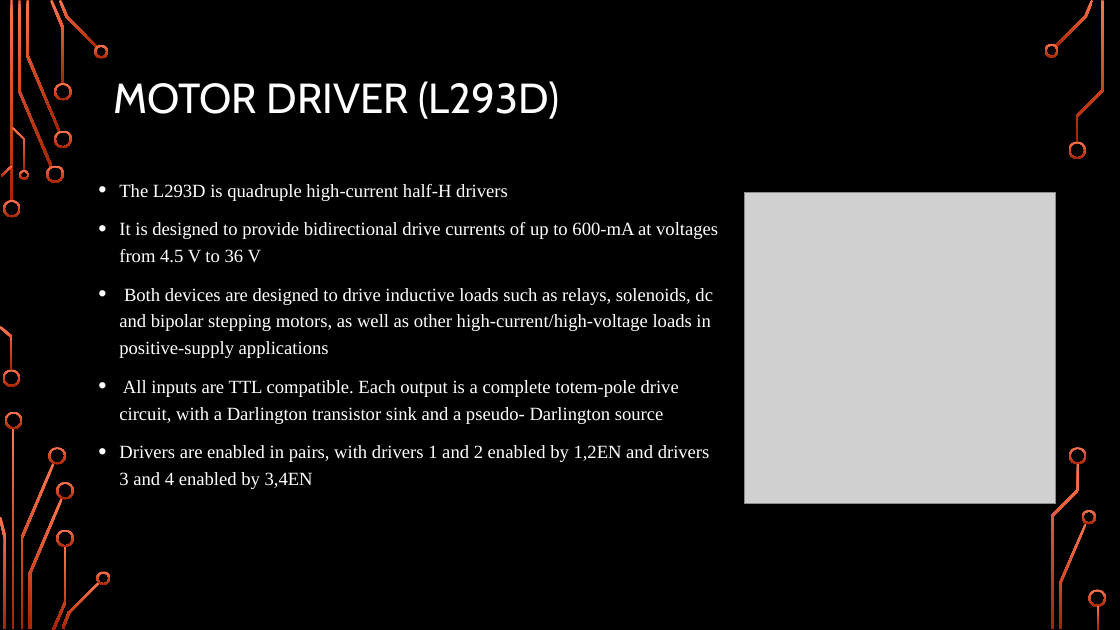
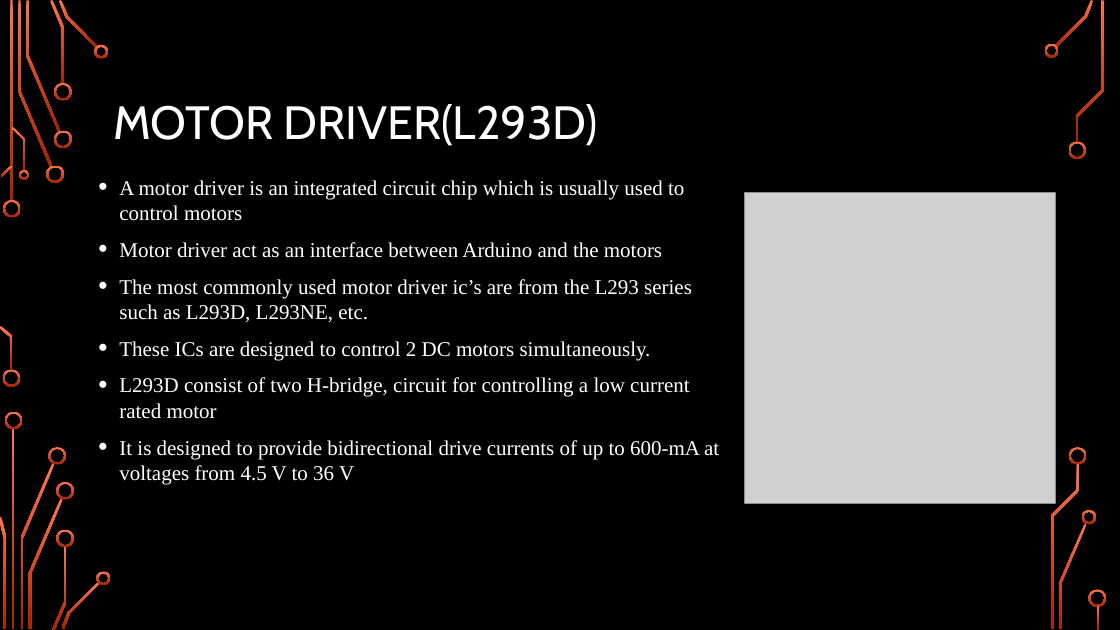
Before and after one commit to ChethanPutran/Obstacle-Avoiding-Robot, a slide deck: slide 7 of Obstacle Avoiding Robot.pptx (slide 6 before the commit). Drawn at 1120x630 pixels with LibreOffice and Linux fonts; fonts in the diff are those of the drawing; grey boxes stand for pictures; background and template pictures are left out. Boxes give left, top, right and bottom in pixels: in the first picture for what was removed or moved away, otherwise in the second. Text is boxed around its words. In the diff, an @@ line names an element or a change of style, - is before the commit and + after.

```diff
--- a/Obstacle Avoiding Robot.pptx
+++ b/Obstacle Avoiding Robot.pptx
@@ title at (113, 104, 598, 146): text changed; size 36 to 40 pt @@
-MOTOR DRIVER (L293D)
+MOTOR DRIVER(L293D)
@@ text at (119, 180, 692, 419): text changed; size 16 to 18 pt @@
-• The L293D is quadruple high-current half-H drivers
+• A motor driver is an integrated circuit chip which is usually used to control motors
+• Motor driver act as an interface between Arduino and the motors
+• The most commonly used motor driver ic’s are from the L293 series such as L293D, L293NE, etc.
+• These ICs are designed to control 2 DC motors simultaneously.
+• L293D consist of two H-bridge, circuit for controlling a low current rated motor
@@ text at (119, 288, 713, 489): paragraphs removed @@
-• Both devices are designed to drive inductive loads such as relays, solenoids, dc and bipolar stepping motors, as well as other high-current/high-voltage loads in positive-supply applications
-• All inputs are TTL compatible. Each output is a complete totem-pole drive circuit, with a Darlington transistor sink and a pseudo- Darlington source
-• Drivers are enabled in pairs, with drivers 1 and 2 enabled by 1,2EN and drivers 3 and 4 enabled by 3,4EN
@@ text at (119, 440, 719, 485): size 16 to 18 pt in "It is designed to provide bidirectional drive ..."; line spacing 1.2 to 1 @@
```
Also in this commit, not shown: 6 other slides changed, 2 slides added, 1 slide removed, 35 other files.
